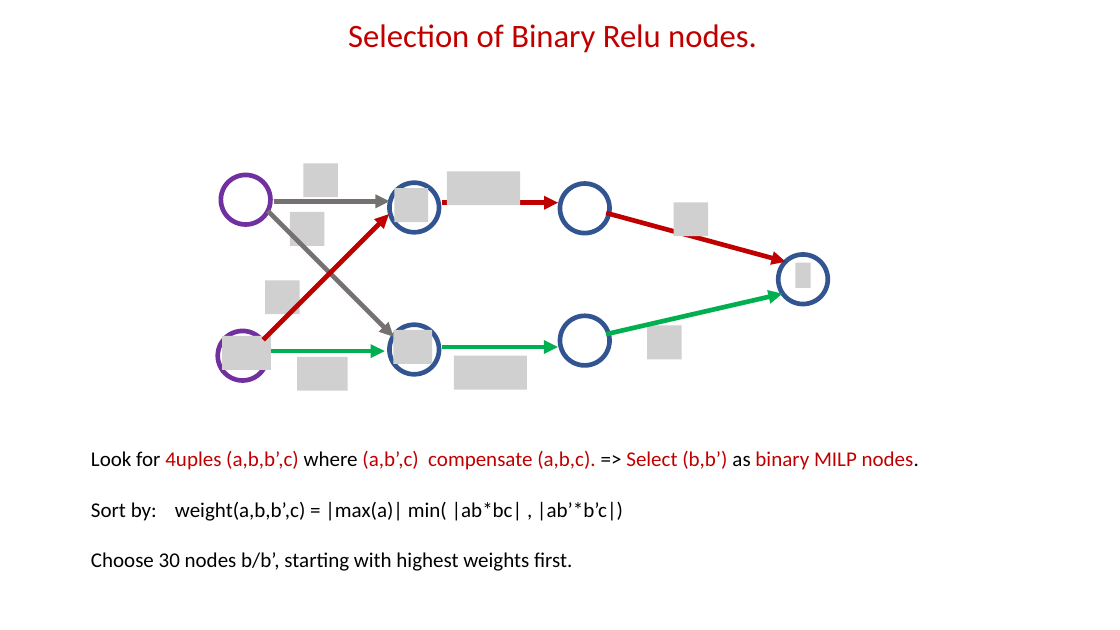
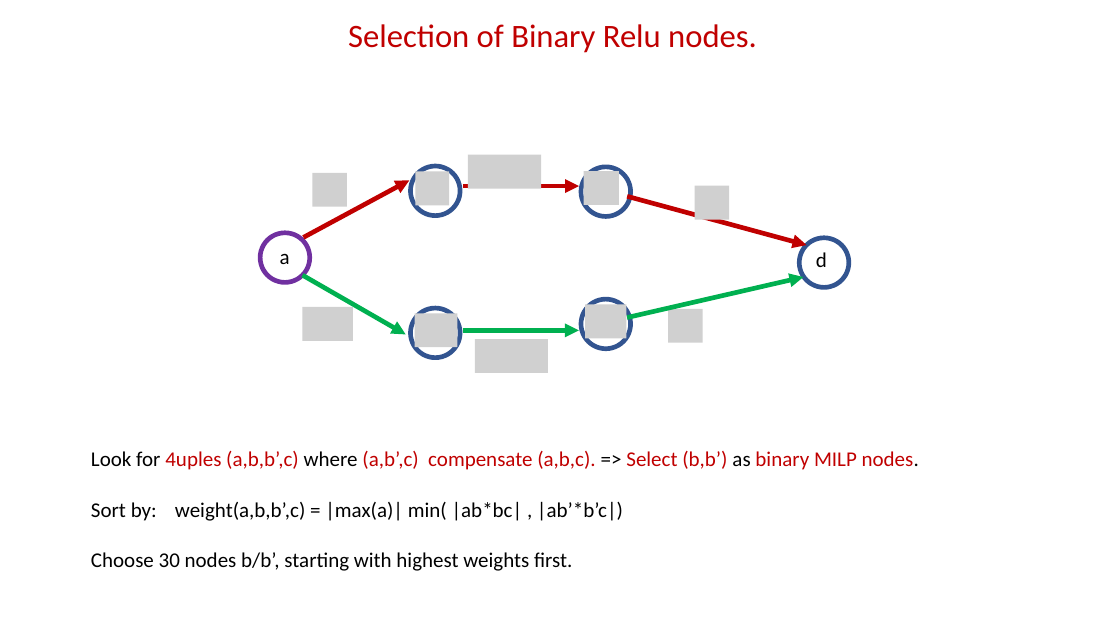
Before and after one commit to blaisegenest/vericompensate, a slide deck: slide 7 of WP1verifDNN.pptx (slide 20 before the commit). Drawn at 1120x630 pixels with LibreOffice and Linux fonts; fonts in the diff are those of the drawing; grey boxes stand for pictures. Boxes give left, top, right and bottom in pixels: in the first picture for what was removed or moved away, otherwise in the second. Text is boxed around its words. In the diff, an @@ line names an element or a change of style, - is before the commit and + after.

```diff
--- a/WP1verifDNN.pptx
+++ b/WP1verifDNN.pptx
@@ picture removed at (x1=303, y1=163, x2=338, y2=197) @@
@@ picture added at (x1=313, y1=173, x2=347, y2=207) @@
@@ picture added at (x1=416, y1=171, x2=450, y2=205) @@
@@ picture removed at (x1=447, y1=171, x2=520, y2=205) @@
@@ picture added at (x1=468, y1=155, x2=541, y2=188) @@
@@ picture added at (x1=584, y1=171, x2=619, y2=205) @@
@@ arrow removed from (274, 202) to (390, 202) @@
@@ arrow moved from (263, 340) - (389, 214) to (303, 238) - (409, 181) @@
@@ picture removed at (x1=395, y1=188, x2=429, y2=222) @@
@@ picture removed at (x1=674, y1=202, x2=708, y2=236) @@
@@ picture added at (x1=695, y1=186, x2=729, y2=219) @@
@@ ellipse moved from (x1=221, y1=175, x2=271, y2=224) to (x1=260, y1=233, x2=310, y2=282) @@
@@ arrow removed from (268, 211) to (394, 337) @@
@@ picture removed at (x1=290, y1=212, x2=324, y2=245) @@
@@ text added at (x1=280, y1=253, x2=290, y2=264), 18 pt, text #000000 @@
+a
@@ picture removed at (x1=796, y1=263, x2=811, y2=288) @@
@@ text added at (x1=816, y1=252, x2=827, y2=267), 18 pt, text #000000 @@
+d
@@ picture removed at (x1=266, y1=281, x2=300, y2=314) @@
@@ arrow moved from (269, 351) - (385, 351) to (302, 276) - (406, 334) @@
@@ 5 ellipses, 4 arrows moved together from (x1=390, y1=183, x2=828, y2=375) to (x1=411, y1=166, x2=849, y2=358) @@
@@ picture added at (x1=302, y1=307, x2=353, y2=340) @@
@@ picture added at (x1=414, y1=313, x2=457, y2=347) @@
@@ picture added at (x1=586, y1=304, x2=627, y2=338) @@
@@ picture removed at (x1=647, y1=325, x2=681, y2=359) @@
@@ picture added at (x1=668, y1=309, x2=702, y2=343) @@
@@ ellipse removed at (x1=218, y1=331, x2=267, y2=381) @@
@@ picture removed at (x1=223, y1=336, x2=271, y2=370) @@
@@ picture removed at (x1=297, y1=357, x2=348, y2=391) @@
@@ picture removed at (x1=393, y1=330, x2=432, y2=364) @@
@@ picture removed at (x1=454, y1=356, x2=527, y2=390) @@
@@ picture added at (x1=475, y1=339, x2=548, y2=373) @@
```
Also in this commit, not shown: 6 other slides changed, 1 slide added, 15 slides removed, 1 other file.
